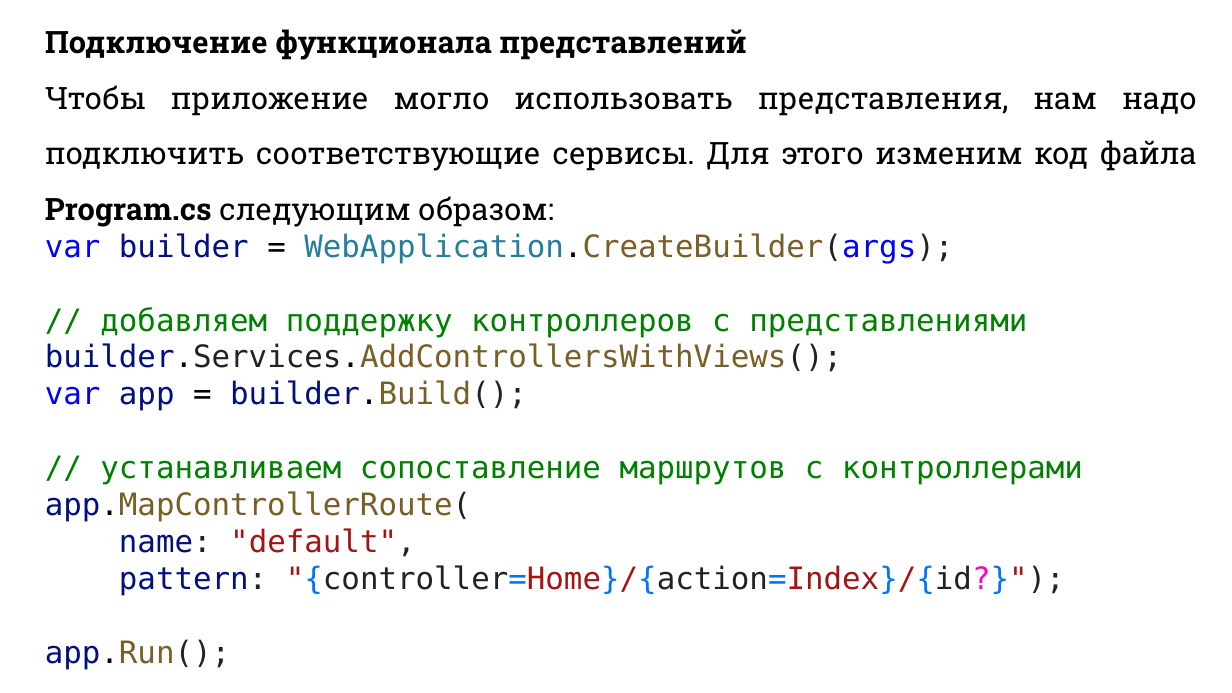
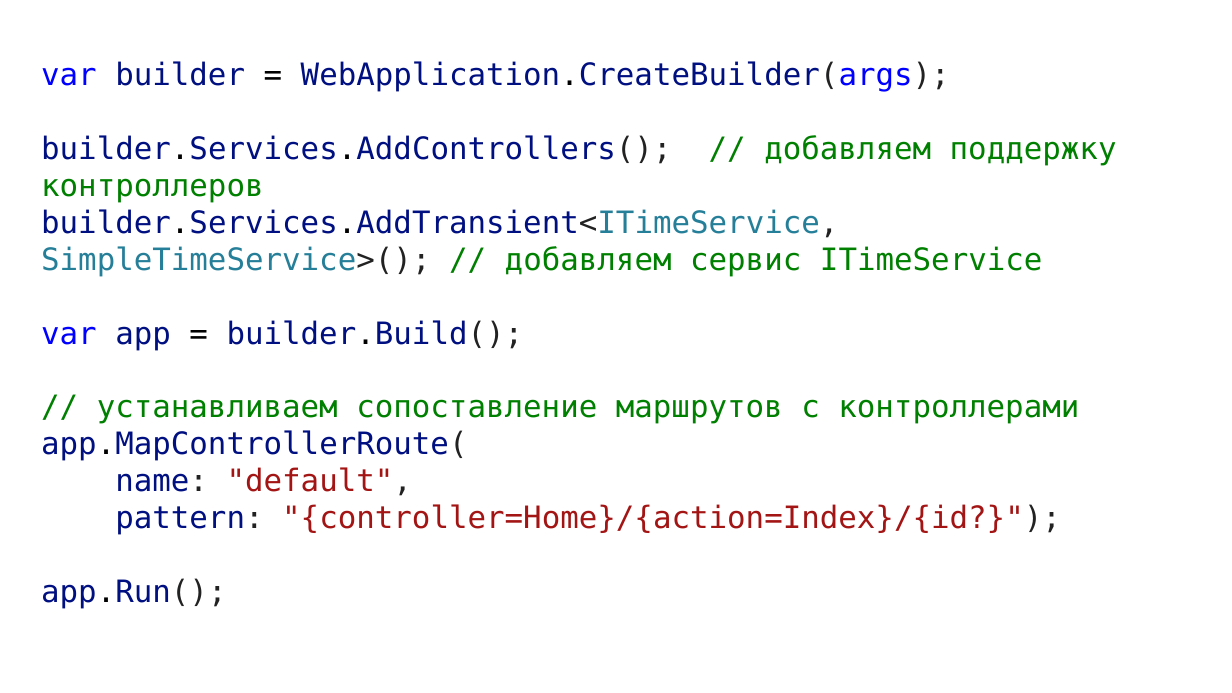
Before and after one commit to DaniilKlyukin/OOP-6, a slide deck: slide 49 of Лекции/ООП 2 лек 5.pptx (slide 13 before the commit). Drawn at 1232x693 pixels with LibreOffice and Linux fonts; fonts in the diff are those of the drawing. Boxes give left, top, right and bottom in pixels: in the first picture for what was removed or moved away, otherwise in the second. Text is boxed around its words. In the diff, an @@ line names an element or a change of style, - is before the commit and + after.

Commit message:
Update lecture 2

```diff
--- a/Лекции/ООП 2 лек 5.pptx
+++ b/Лекции/ООП 2 лек 5.pptx
@@ text at box(45, 29, 1197, 227): paragraphs removed @@
-Подключение функционала представлений
-Чтобы приложение могло использовать представления, нам надо подключить соответствующие сервисы. Для этого изменим код файла Program.cs следующим образом:
@@ text "var builder = WebApplication.CreateBuilder(args);": place and size @@
-text "var builder = WebApplication.CreateBuilder(args);" at box(45, 29, 1197, 670)
+text "var builder = WebApplication.CreateBuilder(args);" at box(41, 61, 1117, 609)
@@ text at box(41, 61, 1061, 609): text colour #267F99 to #001080 in "WebApplication.CreateBuilder(args);"; text colour #795E26 to #001080 in "WebApplication.CreateBuilder(args);", "builder.Build();", "app.MapControllerRoute(", "app.Run();"; text colour #0073FF to #A31515, text colour #222222 to #A31515, text colour #FF00C1 to #A31515 in ""{controller=Home}/{action=Index}/{id?}");" @@
@@ text at box(41, 135, 1117, 277): text changed @@
-// добавляем поддержку контроллеров с представлениями
-builder.Services.AddControllersWithViews();
+builder.Services.AddControllers(); // добавляем поддержку контроллеров
+builder.Services.AddTransient<ITimeService, SimpleTimeService>(); // добавляем сервис ITimeService
```
Also in this commit, not shown: 1 other slide changed, 51 slides added, 41 slides removed, 7 other files.
